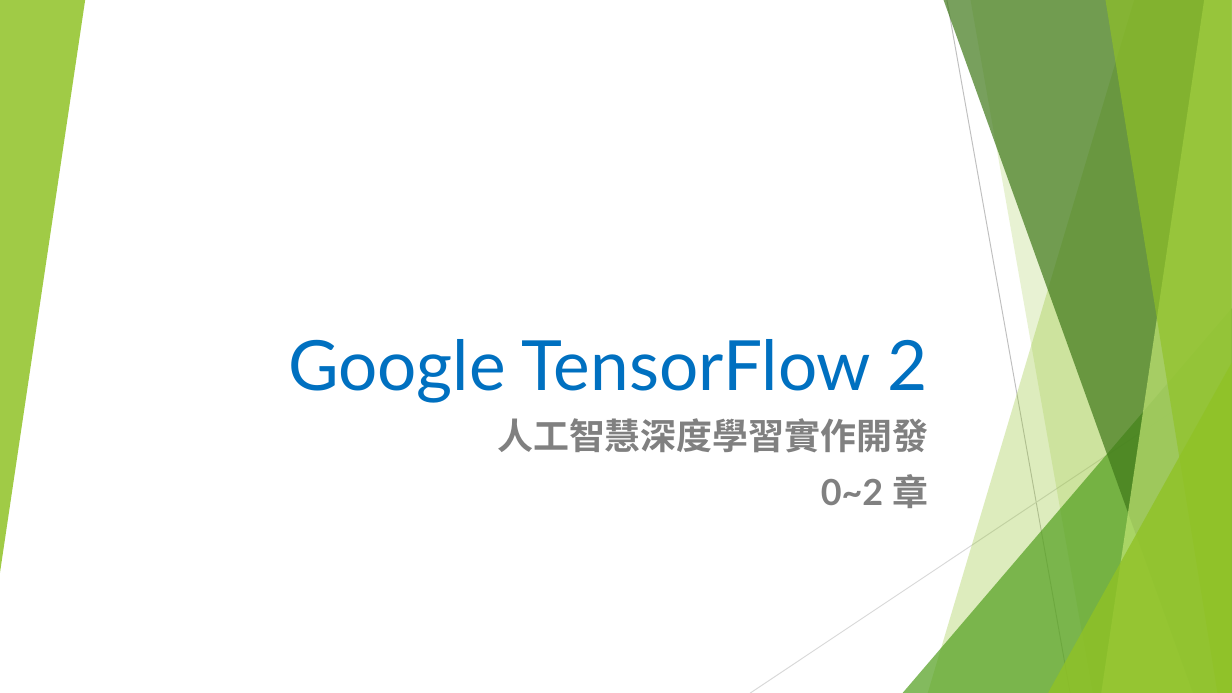
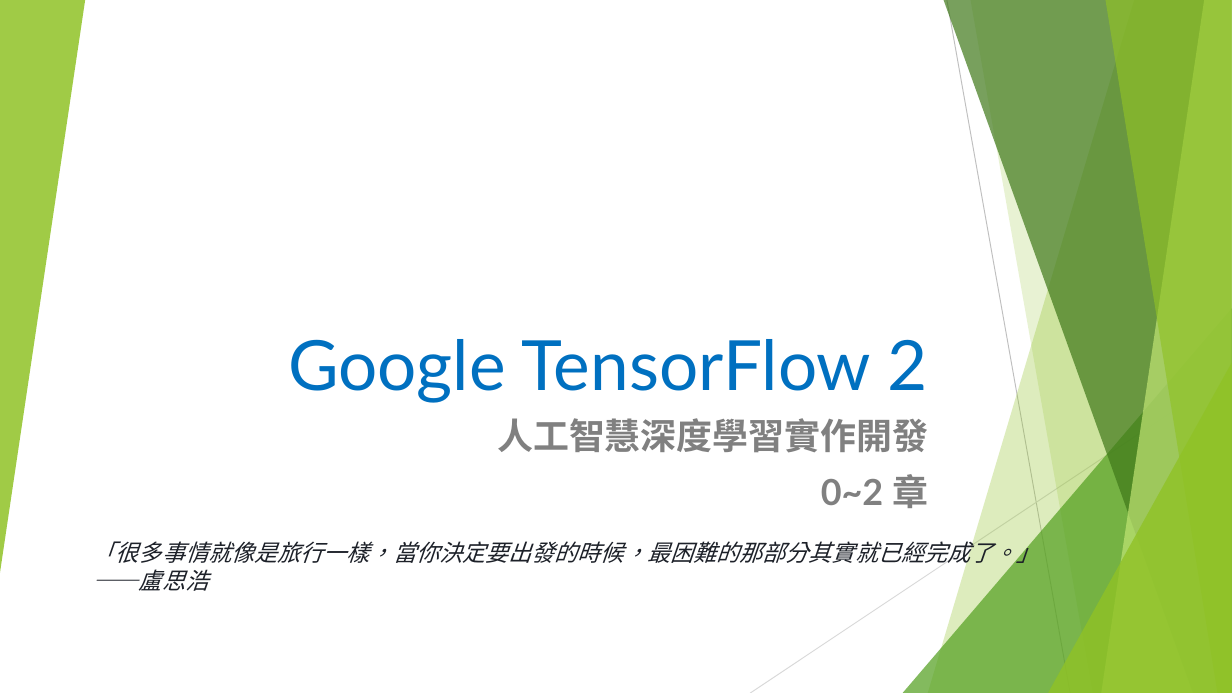
Before and after one commit to Scott-S-Lin/NTUT_PhD, a slide deck: slide 1 of Google TensorFlow 2.pptx. Drawn at 1232x693 pixels with LibreOffice and Linux fonts; fonts in the diff are those of the drawing. Boxes give left, top, right and bottom in pixels: in the first picture for what was removed or moved away, otherwise in the second. Text is boxed around its words. In the diff, an @@ line names an element or a change of style, - is before the commit and + after.

```diff
--- a/Google TensorFlow 2.pptx
+++ b/Google TensorFlow 2.pptx
@@ text added at [93,536,1040,591], 18 pt, text #1D2129, italic @@
+「很多事情就像是旅行一樣，當你決定要出發的時候，最困難的那部分其實就已經完成了。」
+——盧思浩
```
Also in this commit, not shown: 1 slide added.
